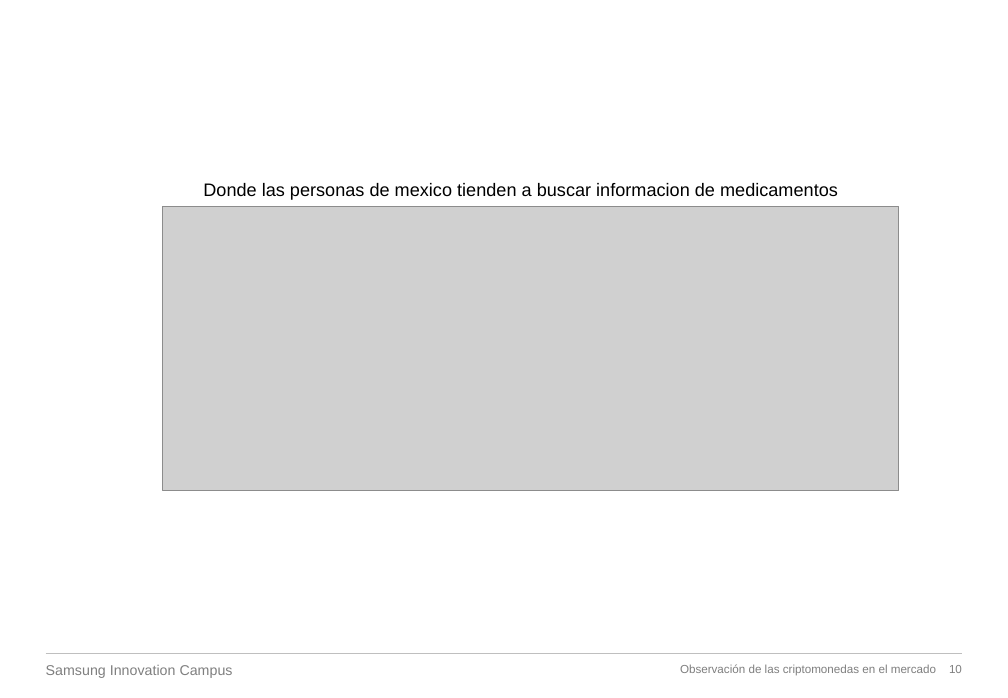
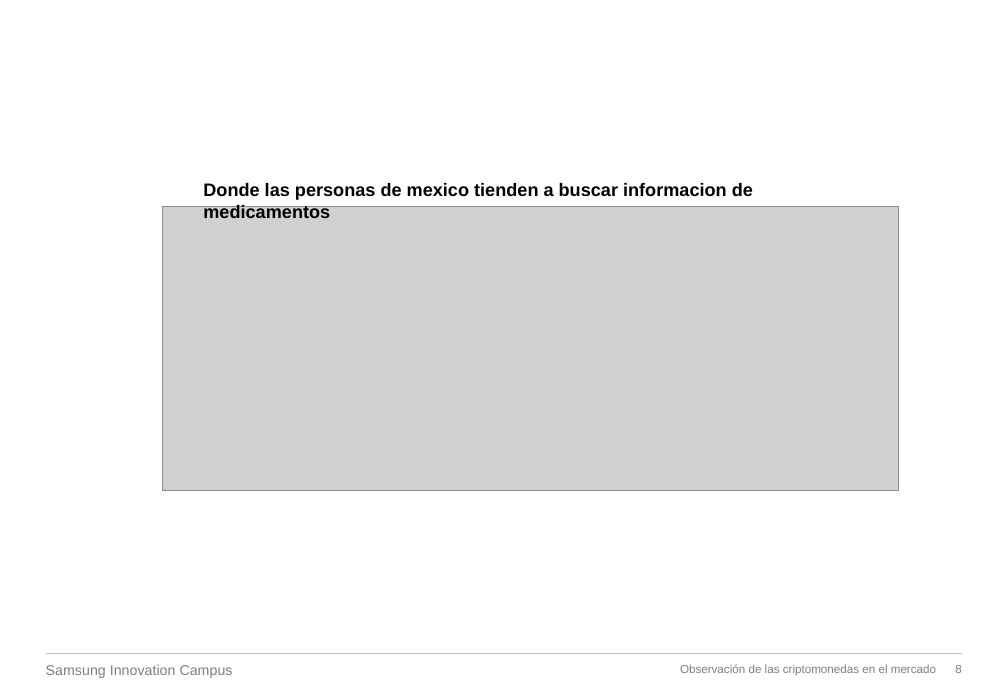
Before and after one commit to Moisinho/Proyecto-IA-Samsung, a slide deck: slide 8 of Reconocimiento de Medicamentos con IA.pptx (slide 10 before the commit). Drawn at 1008x698 pixels with LibreOffice and Linux fonts; fonts in the diff are those of the drawing; grey boxes stand for pictures; background and template pictures are left out. Boxes give left, top, right and bottom in pixels: in the first picture for what was removed or moved away, otherwise in the second. Text is boxed around its words. In the diff, an @@ line names an element or a change of style, - is before the commit and + after.

```diff
--- a/Reconocimiento de Medicamentos con IA.pptx
+++ b/Reconocimiento de Medicamentos con IA.pptx
@@ text "Donde las personas de mexico ..." at (203,183,753,218): bold on @@
@@ page number at (955,665,961,673): text changed @@
-10
+8
```
Also in this commit, not shown: 5 other slides changed, 3 slides added, 5 slides removed, 5 other files.
